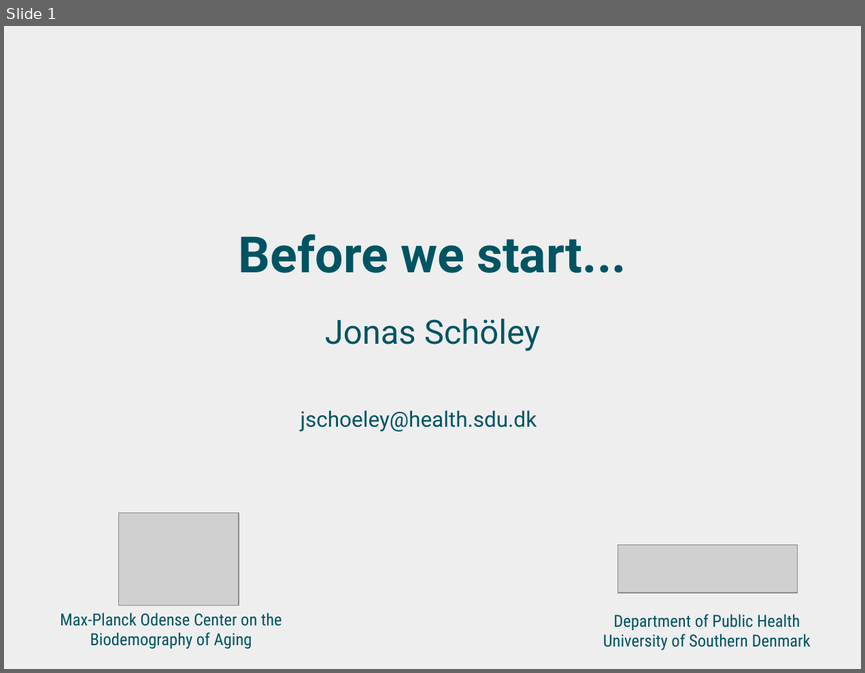
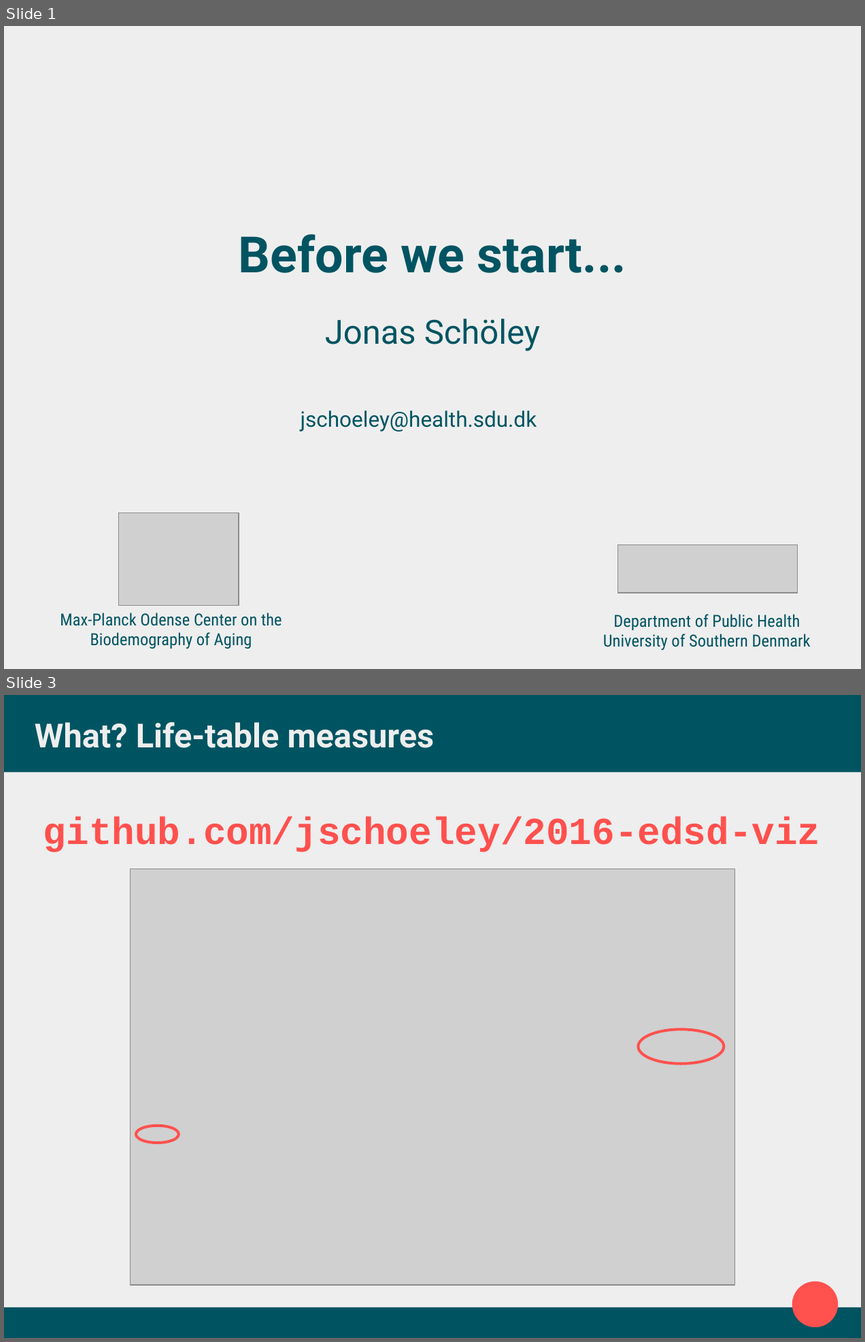
Before and after one commit to jschoeley/2016-edsd-viz, a slide deck: 0-preparation/1-preparation.odp. Shown one above the other, each under a label of ours: slide 1 before the commit, slides 1 and 3 after it; the slides between them are not shown. The pictures are 865x673 and 865x1342 pixels, drawn with LibreOffice and Linux fonts; fonts in the diff are those of the drawing; grey boxes stand for pictures. Boxes give left, top, right and bottom in pixels: in the first picture for what was removed or moved away, otherwise in the second. Text is boxed around its words. In the diff, an @@ line names an element or a change of style, - is before the commit and + after.

```diff
--- a/0-preparation/1-preparation.odp
+++ b/0-preparation/1-preparation.odp
@@ slide 3 added at (4,695,861,1338), background #EEEEEE @@
@@ rectangle added at (4,695,861,772), fill #005462 @@
@@ title added at (35,722,434,748), 27.9 pt, text #EEEEEE, bold @@
+What? Life-table measures
@@ text added at (43,817,821,852), 32 pt, text #FF514E, bold @@
+github.com/jschoeley/2016-edsd-viz
@@ picture added at (130,869,735,1285) @@
@@ ellipse added at (638,1029,723,1064), outline #FF514E 2.3 pt @@
@@ ellipse added at (136,1125,179,1142), outline #FF514E 2.3 pt @@
@@ ellipse added at (792,1281,838,1327), fill #FF514E @@
@@ rectangle added at (4,1307,861,1338), fill #005462 @@
```
Also in this commit, not shown: 2 slides changed, 3 other slides added, 4 slides removed, 6 other files.
